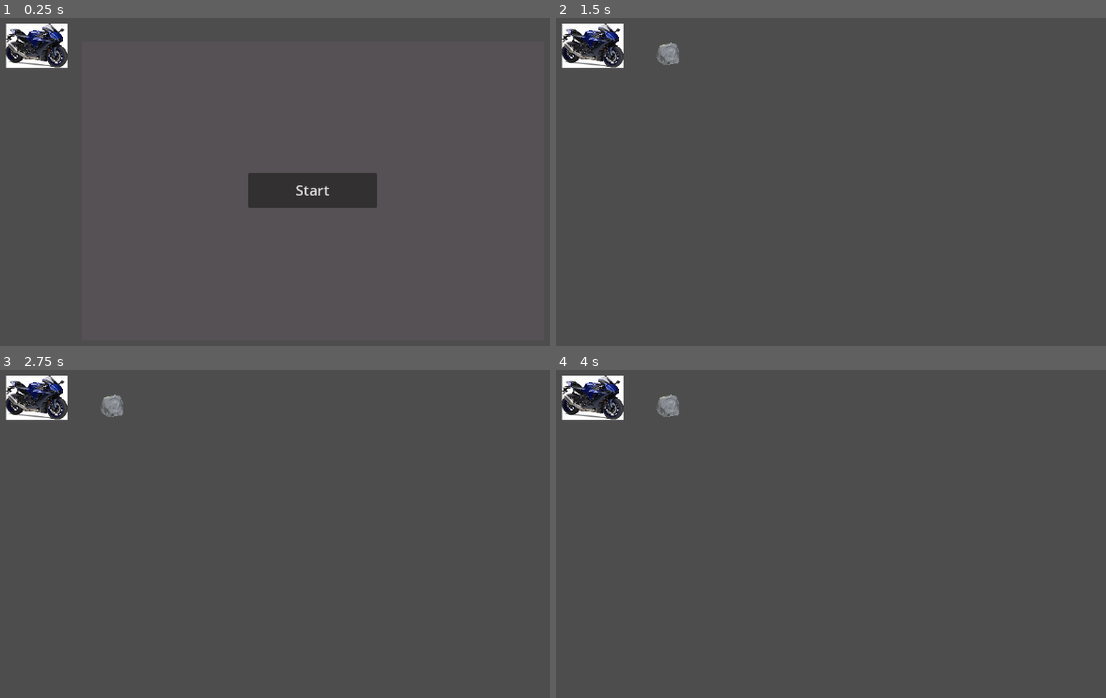
Above: before the commit, frames 1-4 (two rows, left to right).
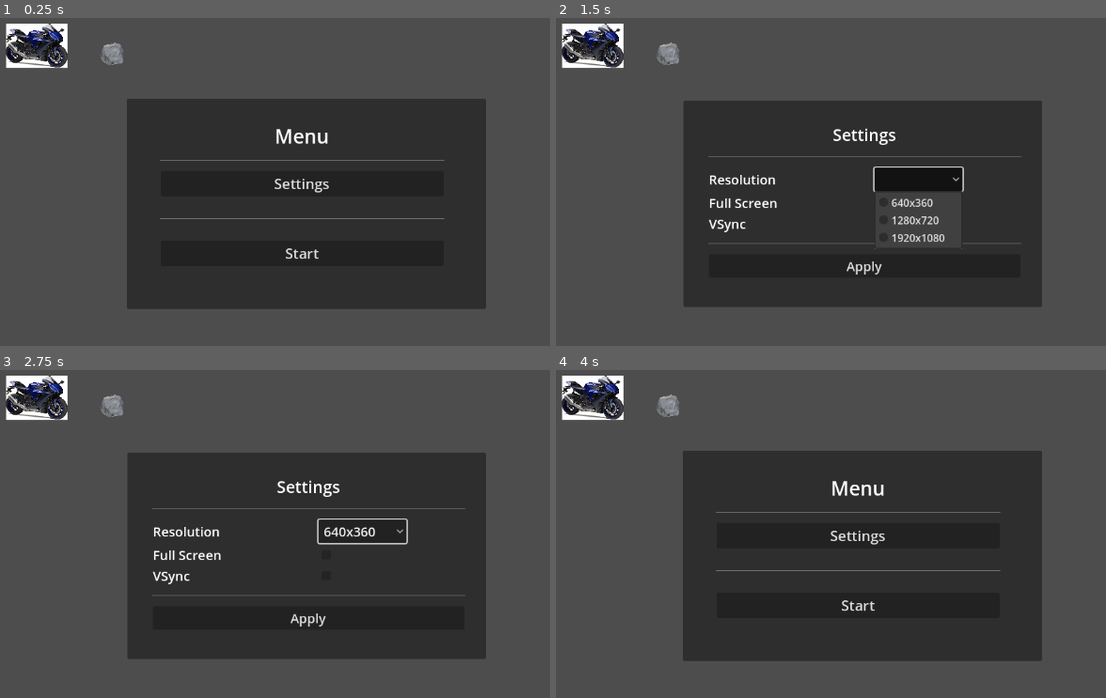
Above: after the commit, the same moments.

Repository: zino212/godot-game-creation
Game: Godot game, scene res://main.tscn
Two runs of this game, one before a commit and one after it. Both use one fixed random seed, a clock stepped at 60 frames per second and the inputs below.
Inputs (mouse positions are in pixels of both pictures, inside the frame that each line leads up to):
- Up to frame 1 (0.25 s): no input
- Up to frame 2 (1.5 s): click (858, 182) at 0.5 s, where only the run after the commit has a clickable "Settings"; click (919, 178) at 1.27 s
- Up to frame 3 (2.75 s): click (324, 553) at 2.02 s
- Up to frame 4 (4 s): click (919, 530) at 2.75 s, where only the run after the commit has a clickable "640x360"; click (864, 619) at 3.5 s, where only the run after the commit has a clickable "Apply"

The runs differ from the first frame. In frame 1, 40% of the frame differs, in the area x 18-89%, y 7-89%; in frame 2, 38%; in frame 3, 40%; in frame 4, 42%, in the area x 23-89%, y 24-89%.

Commit message:
Add settings menu

Diff:
--- /dev/null
+++ b/Fullscreen_Selector.gd
@@ -0,0 +1,7 @@
+extends HBoxContainer
+
+signal toggled(is_button_pressed)
+
+# Emit the `toggled` signal when the `CheckBox` state changes.
+func _on_CheckBox_toggled(button_pressed: bool) -> void:
+	emit_signal("toggled", button_pressed)
--- /dev/null
+++ b/Resolution_Selector.gd
@@ -0,0 +1,10 @@
+extends HBoxContainer
+
+signal resolution_changed(new_resolution)
+
+func _update_selected_item(text: String) -> void:
+	var values := text.split_floats("x")
+	emit_signal("resolution_changed", Vector2(values[0], values[1]))
+
+func _on_option_button_item_selected(index):
+	_update_selected_item($OptionButton.text)
--- /dev/null
+++ b/Vsync_Selector.gd
@@ -0,0 +1,7 @@
+extends HBoxContainer
+
+signal toggled(is_button_pressed)
+
+# Emit the `toggled` signal when the `CheckBox` state changes.
+func _on_CheckBox_toggled(button_pressed: bool) -> void:
+	emit_signal("toggled", button_pressed)
--- a/hud.gd
+++ b/hud.gd
@@ -11,10 +11,42 @@
 	if Input.is_action_just_pressed("escape"):
 		push_escape()
 
+func start_game():
+	pass
 
 func _on_start_button_pressed():
-	visible = not visible
+	visible = false
+	get_tree().paused = false
+	start_game()
 
 
 func push_escape():
-	visible = not visible
+	if visible:
+		visible = false
+		get_tree().paused = false
+	else:
+		visible = true
+		get_tree().paused = true
+
+func show_settings():
+	$Menu.visible = false
+	$Settings.visible = true
+
+
+func _on_settings_apply_button_pressed(settings):
+	update_settings(settings)
+
+func update_settings(settings: Dictionary) -> void:
+	var screen_size = DisplayServer.screen_get_size()
+	#var window = get_editor_interface().get_window()
+	#if settings.fullscreen:
+	#	window.mode = Window.MODE_WINDOWED
+	#else:
+	#	window.mode = Window.MODE_FULLSCREEN
+	#get_tree().set_screen_stretch(
+	#	SceneTree.STRETCH_MODE_2D, SceneTree.STRETCH_ASPECT_KEEP, settings.resolution
+	#)
+	#OS.set_window_size(settings.resolution)
+	#OS.vsync_enabled = settings.vsync
+	$Settings.visible = false
+	$Menu.visible = true
--- a/hud.tscn
+++ b/hud.tscn
@@ -1,35 +1,56 @@
-[gd_scene load_steps=4 format=3 uid="uid://bl7ovft0dcrrw"]
+[gd_scene load_steps=3 format=3 uid="uid://bl7ovft0dcrrw"]
 
 [ext_resource type="Script" path="res://hud.gd" id="1_brd2m"]
-
-[sub_resource type="Gradient" id="Gradient_qt3yr"]
-offsets = PackedFloat32Array(0.51497)
-colors = PackedColorArray(0.338878, 0.318504, 0.335549, 1)
-
-[sub_resource type="GradientTexture1D" id="GradientTexture1D_jmvwq"]
-gradient = SubResource("Gradient_qt3yr")
+[ext_resource type="PackedScene" uid="uid://d0dtk3et5b0u5" path="res://settings.tscn" id="2_i4188"]
 
 [node name="HUD" type="CanvasLayer"]
+process_mode = 3
 script = ExtResource("1_brd2m")
 
-[node name="Sprite2D" type="Sprite2D" parent="."]
-position = Vector2(576.5, 324.5)
-scale = Vector2(2.76953, 459)
-texture = SubResource("GradientTexture1D_jmvwq")
+[node name="Menu" type="Panel" parent="."]
+offset_left = 291.0
+offset_top = 183.0
+offset_right = 842.0
+offset_bottom = 506.0
 
-[node name="Start_Button" type="Button" parent="."]
-anchors_preset = 8
-anchor_left = 0.5
-anchor_top = 0.5
-anchor_right = 0.5
-anchor_bottom = 0.5
-offset_left = -99.0
-offset_top = -27.0
-offset_right = 99.0
-offset_bottom = 27.0
-grow_horizontal = 2
-grow_vertical = 2
+[node name="VBoxContainer" type="VBoxContainer" parent="Menu"]
+layout_mode = 0
+offset_left = 52.0
+offset_top = 36.0
+offset_right = 486.0
+offset_bottom = 284.0
+
+[node name="Label" type="Label" parent="Menu/VBoxContainer"]
+layout_mode = 2
+theme_override_font_sizes/font_size = 30
+text = "Menu"
+horizontal_alignment = 1
+
+[node name="HSeparator" type="HSeparator" parent="Menu/VBoxContainer"]
+custom_minimum_size = Vector2(0, 25)
+layout_mode = 2
+
+[node name="Settings_Button" type="Button" parent="Menu/VBoxContainer"]
+layout_mode = 2
+theme_override_font_sizes/font_size = 22
+text = "Settings"
+
+[node name="HSeparator2" type="HSeparator" parent="Menu/VBoxContainer"]
+custom_minimum_size = Vector2(0, 60)
+layout_mode = 2
+
+[node name="Start_Button" type="Button" parent="Menu/VBoxContainer"]
+layout_mode = 2
 theme_override_font_sizes/font_size = 22
 text = "Start"
 
-[connection signal="pressed" from="Start_Button" to="." method="_on_start_button_pressed"]
+[node name="Settings" parent="." instance=ExtResource("2_i4188")]
+visible = false
+offset_left = 292.0
+offset_top = 186.0
+offset_right = 842.0
+offset_bottom = 503.0
+
+[connection signal="pressed" from="Menu/VBoxContainer/Settings_Button" to="." method="show_settings"]
+[connection signal="pressed" from="Menu/VBoxContainer/Start_Button" to="." method="_on_start_button_pressed"]
+[connection signal="apply_button_pressed" from="Settings" to="." method="_on_settings_apply_button_pressed"]
--- /dev/null
+++ b/settings.gd
@@ -0,0 +1,32 @@
+extends Panel
+
+# Emitted when the user presses the "apply" button.
+signal apply_button_pressed(settings)
+
+# We store the selected settings in a dictionary
+var _settings := {resolution = Vector2(640, 480), fullscreen = false, vsync = false}
+
+
+# Emit the `apply_button_pressed` signal, when user presses the button.
+func _on_apply_button_pressed() -> void:
+	# Send the last selected settings with the signal
+	emit_signal("apply_button_pressed", _settings)
+
+
+# Store the resolution selected by the user. As this function is connected
+# to the `resolution_changed` signal, this will be executed any time the
+# users chooses a new resolution
+func _on_resolution_selector_resolution_changed(new_resolution: Vector2) -> void:
+	_settings.resolution = new_resolution
+
+
+# Store the fullscreen setting. This will be called any time the users toggles
+# the UIFullScreenCheckbox
+func _on_fullscreen_selector_toggled(is_button_pressed: bool) -> void:
+	_settings.fullscreen = is_button_pressed
+
+
+# Store the vsync seting. This will be called any time the users toggles
+# the UIVSyncCheckbox
+func _on_vsync_selector_toggled(is_button_pressed: bool) -> void:
+	_settings.vsync = is_button_pressed
--- /dev/null
+++ b/settings.tscn
@@ -0,0 +1,99 @@
+[gd_scene load_steps=5 format=3 uid="uid://d0dtk3et5b0u5"]
+
+[ext_resource type="Script" path="res://Resolution_Selector.gd" id="1_7ccg5"]
+[ext_resource type="Script" path="res://settings.gd" id="1_wiu41"]
+[ext_resource type="Script" path="res://Fullscreen_Selector.gd" id="2_fues5"]
+[ext_resource type="Script" path="res://Vsync_Selector.gd" id="3_ex1yl"]
+
+[node name="Settings" type="Panel"]
+offset_right = 562.0
+offset_bottom = 357.0
+script = ExtResource("1_wiu41")
+
+[node name="VBoxContainer" type="VBoxContainer" parent="."]
+custom_minimum_size = Vector2(0, 50)
+layout_mode = 0
+offset_left = 39.0
+offset_top = 35.0
+offset_right = 517.0
+offset_bottom = 316.0
+
+[node name="Label" type="Label" parent="VBoxContainer"]
+layout_mode = 2
+size_flags_horizontal = 4
+theme_override_font_sizes/font_size = 25
+text = "Settings"
+
+[node name="HSeparator" type="HSeparator" parent="VBoxContainer"]
+custom_minimum_size = Vector2(0, 25)
+layout_mode = 2
+
+[node name="Resolution_Selector" type="HBoxContainer" parent="VBoxContainer"]
+layout_mode = 2
+script = ExtResource("1_7ccg5")
+
+[node name="Label" type="Label" parent="VBoxContainer/Resolution_Selector"]
+custom_minimum_size = Vector2(250, 0)
+layout_mode = 2
+size_flags_horizontal = 0
+theme_override_font_sizes/font_size = 20
+text = "Resolution"
+
+[node name="OptionButton" type="OptionButton" parent="VBoxContainer/Resolution_Selector"]
+layout_mode = 2
+size_flags_horizontal = 8
+theme_override_font_sizes/font_size = 20
+item_count = 3
+popup/item_0/text = "640x360"
+popup/item_0/id = 0
+popup/item_1/text = "1280x720"
+popup/item_1/id = 1
+popup/item_2/text = "1920x1080"
+popup/item_2/id = 2
+
+[node name="Fullscreen_Selector" type="HBoxContainer" parent="VBoxContainer"]
+layout_mode = 2
+size_flags_horizontal = 0
+script = ExtResource("2_fues5")
+
+[node name="Label" type="Label" parent="VBoxContainer/Fullscreen_Selector"]
+custom_minimum_size = Vector2(250, 0)
+layout_mode = 2
+size_flags_horizontal = 0
+theme_override_font_sizes/font_size = 20
+text = "Full Screen"
+
+[node name="CheckBox" type="CheckBox" parent="VBoxContainer/Fullscreen_Selector"]
+layout_mode = 2
+size_flags_horizontal = 8
+theme_override_font_sizes/font_size = 20
+
+[node name="Vsync_Selector" type="HBoxContainer" parent="VBoxContainer"]
+layout_mode = 2
+script = ExtResource("3_ex1yl")
+
+[node name="Label" type="Label" parent="VBoxContainer/Vsync_Selector"]
+custom_minimum_size = Vector2(250, 0)
+layout_mode = 2
+theme_override_font_sizes/font_size = 20
+text = "VSync"
+
+[node name="CheckBox" type="CheckBox" parent="VBoxContainer/Vsync_Selector"]
+layout_mode = 2
+theme_override_font_sizes/font_size = 20
+
+[node name="HSeparator2" type="HSeparator" parent="VBoxContainer"]
+custom_minimum_size = Vector2(0, 25)
+layout_mode = 2
+
+[node name="Apply_Button" type="Button" parent="VBoxContainer"]
+layout_mode = 2
+theme_override_font_sizes/font_size = 20
+text = "Apply"
+
+[connection signal="resolution_changed" from="VBoxContainer/Resolution_Selector" to="." method="_on_resolution_selector_resolution_changed"]
+[connection signal="toggled" from="VBoxContainer/Fullscreen_Selector" to="." method="_on_fullscreen_selector_toggled"]
+[connection signal="toggled" from="VBoxContainer/Fullscreen_Selector/CheckBox" to="VBoxContainer/Fullscreen_Selector" method="_on_check_box_toggled"]
+[connection signal="toggled" from="VBoxContainer/Vsync_Selector" to="." method="_on_vsync_selector_toggled"]
+[connection signal="toggled" from="VBoxContainer/Vsync_Selector/CheckBox" to="VBoxContainer/Vsync_Selector" method="_on_check_box_toggled"]
+[connection signal="pressed" from="VBoxContainer/Apply_Button" to="." method="_on_apply_button_pressed"]
